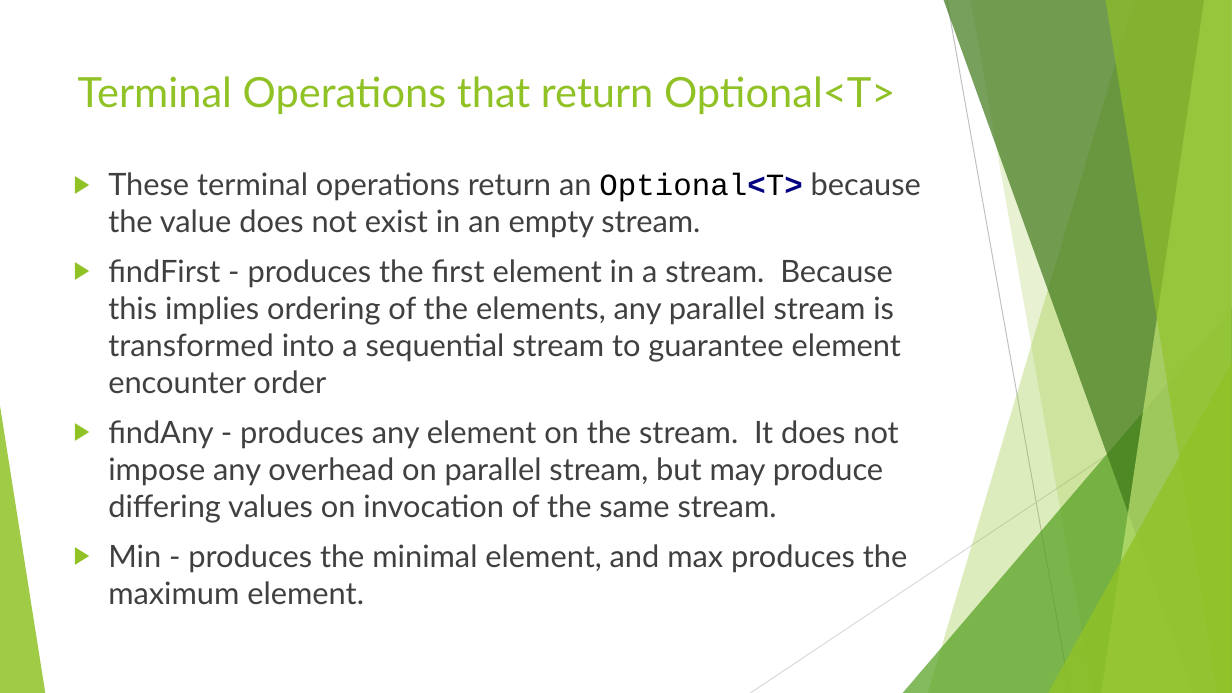
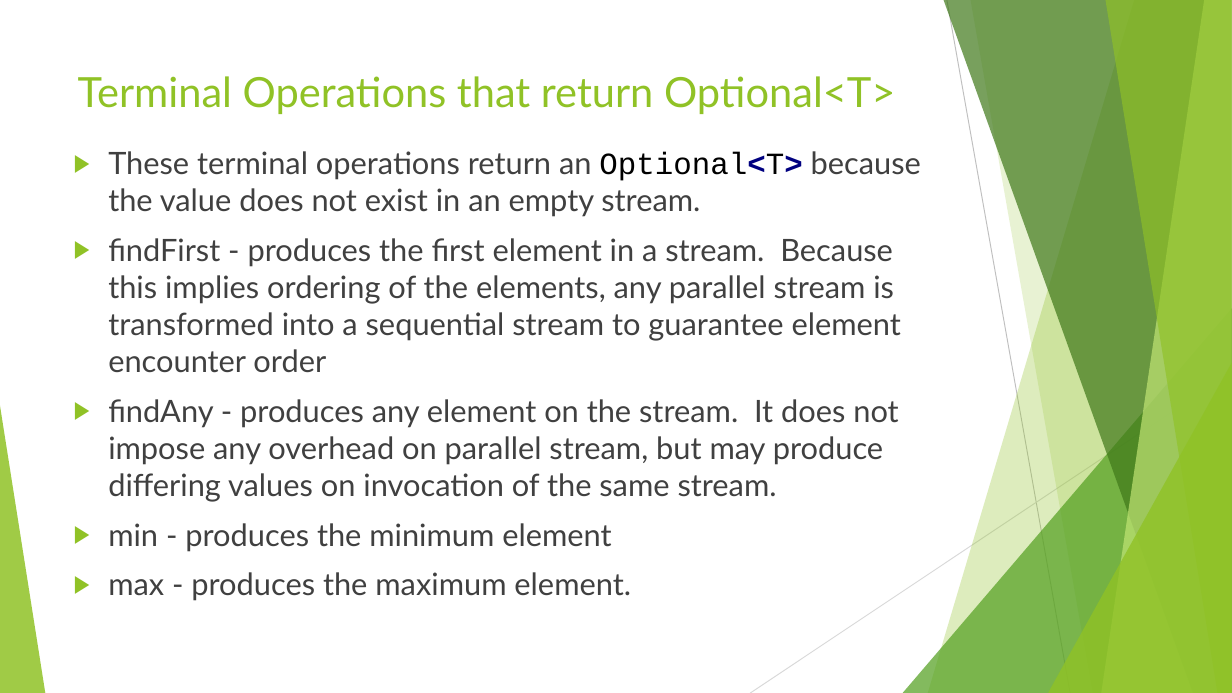
Before and after one commit to RichardRoda/2017-CodePaLOUsa-Lambda, a slide deck: slide 36 of Learning to Love the Lambda in the Stream.pptx. Drawn at 1232x693 pixels with LibreOffice and Linux fonts; fonts in the diff are those of the drawing. Boxes give left, top, right and bottom in pixels: in the first picture for what was removed or moved away, otherwise in the second. Text is boxed around its words. In the diff, an @@ line names an element or a change of style, - is before the commit and + after.

Commit message:
Add example of assigning a lambda expression directly to a Java 10+ var typed variable as an error.  Seperate min and max Optional returning terminal operations as each on their own line.

```diff
--- a/Learning to Love the Lambda in the Stream.pptx
+++ b/Learning to Love the Lambda in the Stream.pptx
@@ text "These terminal operations return an ...": place and size @@
-text "These terminal operations return an ..." at (108,172,921,605)
+text "These terminal operations return an ..." at (108,151,921,601)
@@ text at (108,523,631,601): text changed @@
-▶ Min - produces the minimal element, and max produces the maximum element.
+▶ min - produces the minimum element
+▶ max - produces the maximum element.
```
Also in this commit, not shown: 5 other slides changed, 1 other file.
